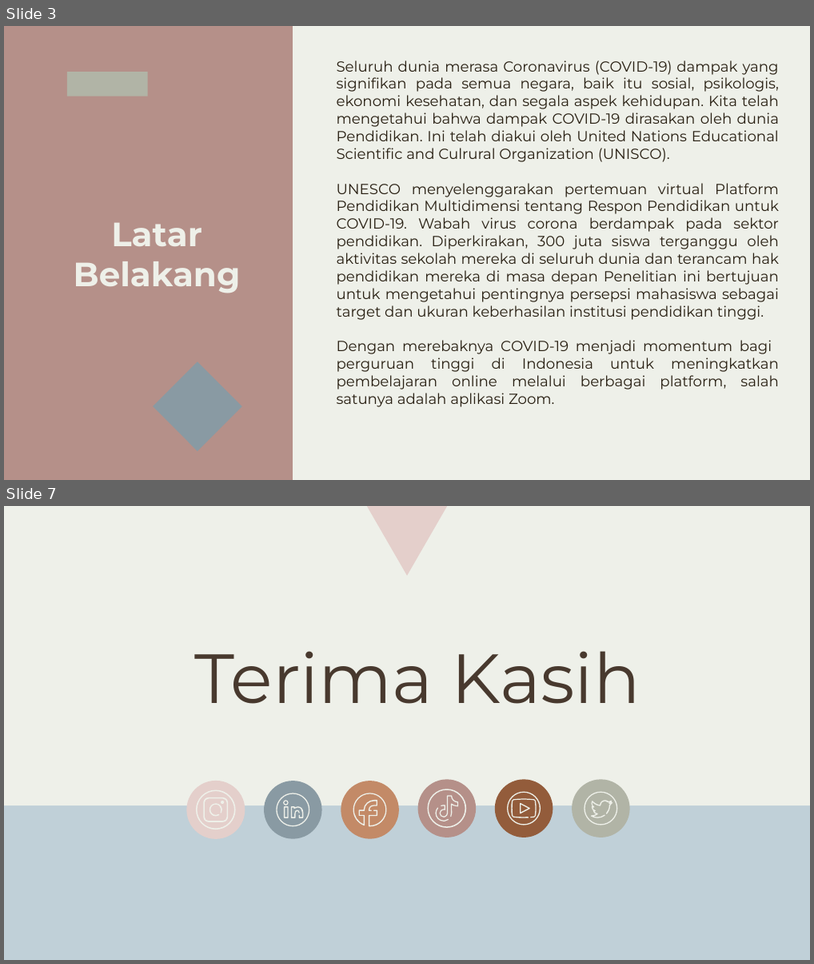
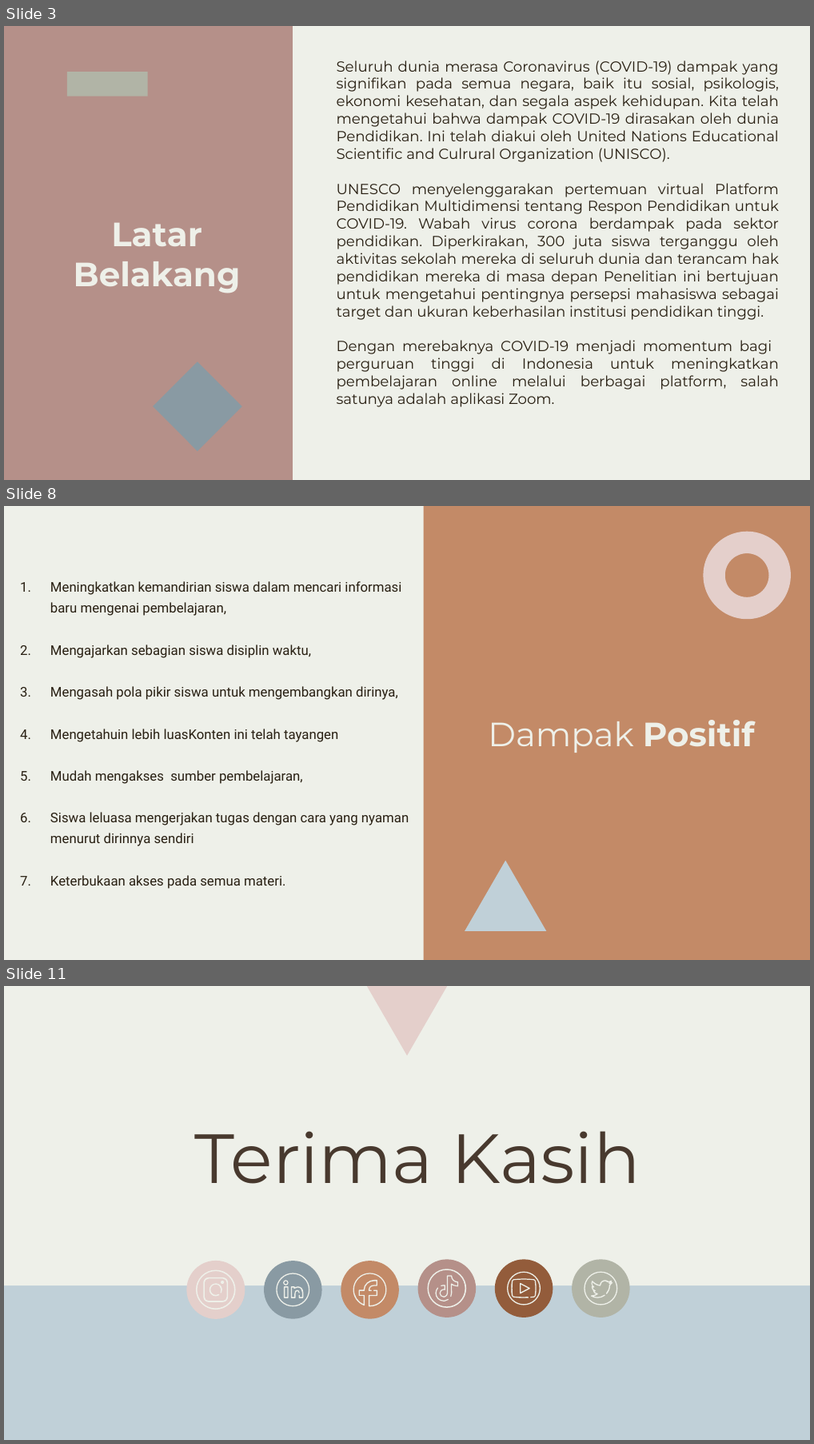
Before and after one commit to Malja321999/-Tugas-1-Kelompok-3-Komputer-masyarakat, a slide deck: [Tugas 3] KELOMPOK 3-Faktor Pertemuan Cloud Zoom Adopsi Teknologi di Pandemi COVID-19.pptx. Shown one above the other, each under a label of ours: slides 3 and 7 before the commit, slides 3, 8 and 11 after it; the slides between them are not shown. The pictures are 814x964 and 814x1444 pixels, drawn with LibreOffice and Linux fonts; fonts in the diff are those of the drawing. Boxes give left, top, right and bottom in pixels: in the first picture for what was removed or moved away, otherwise in the second. Text is boxed around its words. In the diff, an @@ line names an element or a change of style, - is before the commit and + after.

```diff
--- a/[Tugas 3] KELOMPOK 3-Faktor Pertemuan Cloud Zoom Adopsi Teknologi di Pandemi COVID-19.pptx
+++ b/[Tugas 3] KELOMPOK 3-Faktor Pertemuan Cloud Zoom Adopsi Teknologi di Pandemi COVID-19.pptx
@@ slide 8 added at [4, 506, 810, 960], background #C38A67 @@
@@ rectangle added at [4, 506, 423, 959], fill #EEF0E9 @@
@@ donut added at [703, 531, 791, 619], fill #E4CFCB @@
@@ subtitle added at [50, 581, 409, 888], 12 pt, text #281F12 @@
+1. Meningkatkan kemandirian siswa dalam mencari informasi baru mengenai pembelajaran,
+2. Mengajarkan sebagian siswa disiplin waktu,
+3. Mengasah pola pikir siswa untuk mengembangkan dirinya,
+4. Mengetahuin lebih luasKonten ini telah tayangen
+5. Mudah mengakses sumber pembelajaran,
+6. Siswa leluasa mengerjakan tugas dengan cara yang nyaman menurut dirinnya sendiri
+7. Keterbukaan akses pada semua materi.
@@ title added at [488, 720, 755, 752], 30 pt, text #EEF0E9, bold @@
+Dampak Positif
@@ triangle added at [466, 860, 546, 931], fill #C0D0D8 @@
@@ what was slide 7 is now slide 11 @@
```
Also in this commit, not shown: 4 slides changed, 3 other slides added.
